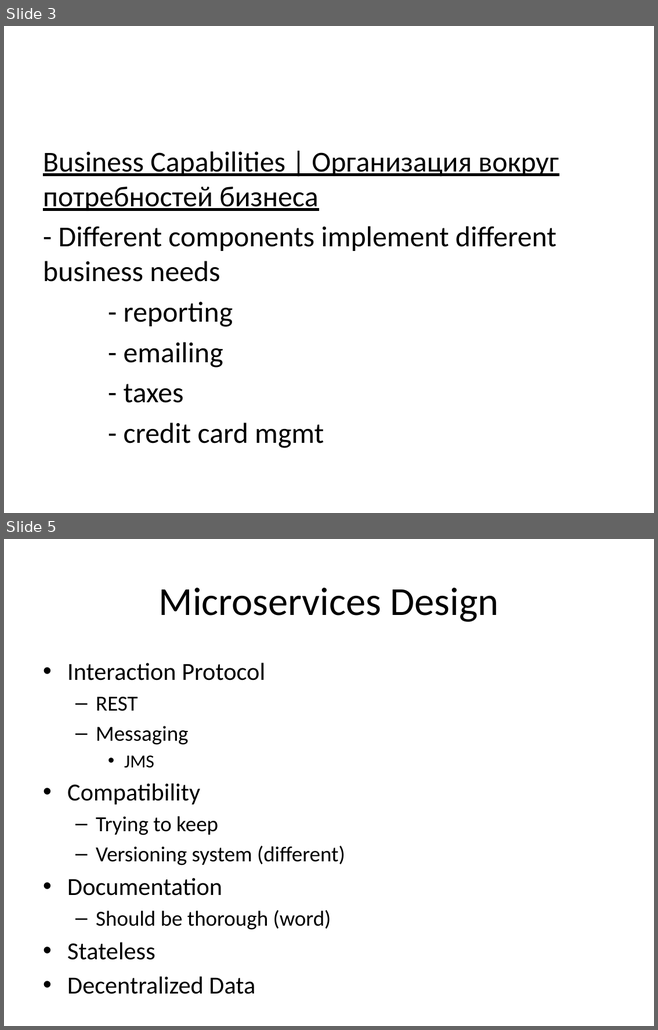
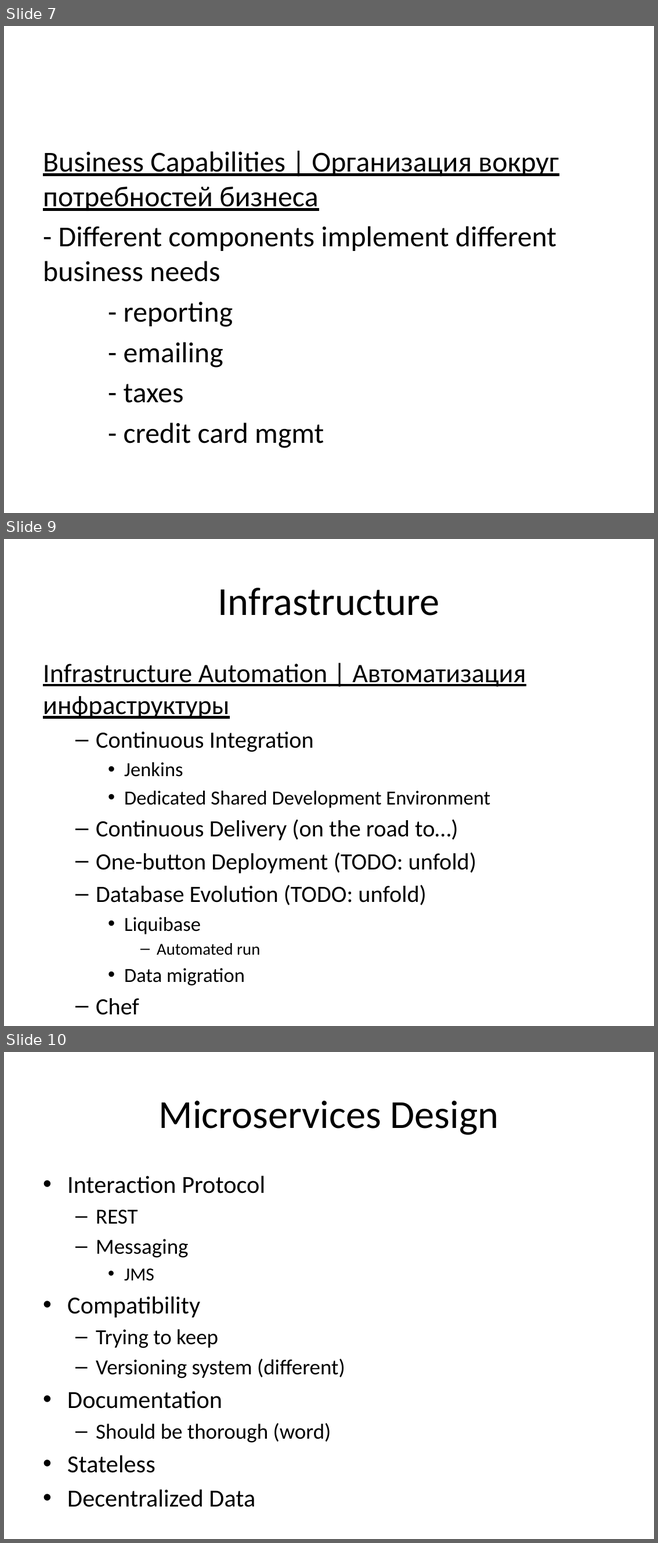
Before and after one commit to vitali-kviatkouski/personal, a slide deck: Microservices.pptx. Shown one above the other, each under a label of ours: slides 3 and 5 before the commit, slides 7, 9 and 10 after it; the slides between them are not shown. The pictures are 658x1030 and 658x1543 pixels, drawn with LibreOffice and Linux fonts; fonts in the diff are those of the drawing. Boxes give left, top, right and bottom in pixels: in the first picture for what was removed or moved away, otherwise in the second. Text is boxed around its words. In the diff, an @@ line names an element or a change of style, - is before the commit and + after.

```diff
--- a/Microservices.pptx
+++ b/Microservices.pptx
@@ slide 9 added at <box>4,539,654,1026</box>, background #FFFFFF @@
@@ title added at <box>218,588,440,616</box>, 44 pt, text #000000 @@
+Infrastructure
@@ text added at <box>43,664,525,986</box>, 25.9 pt, text #000000 @@
+Infrastructure Automation | Автоматизация инфраструктуры
+  – Continuous Integration
+    • Jenkins
+    • Dedicated Shared Development Environment
+  – Continuous Delivery (on the road to…)
+  – One-button Deployment (TODO: unfold)
+  – Database Evolution (TODO: unfold)
+    • Liquibase
+      – Automated run
+    • Data migration
+  – Chef
@@ what was slide 3 is now slide 7 @@
@@ what was slide 5 is now slide 10 @@
```
Also in this commit, not shown: 8 slides changed, 5 other slides added, 1 slide removed.
